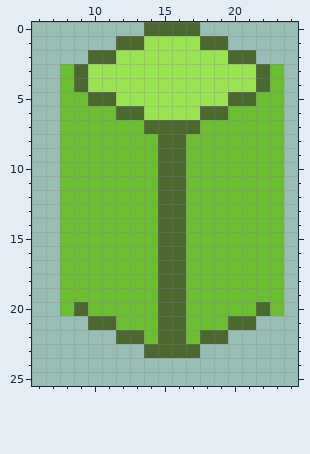
One commit to this pixel-art sprite: Assets/Tilemaps/Tiles/post-top.png. The picture above was drawn from the file before the commit.
The file is 32x32 pixels. Shown: x 6..24, y 0..25.
Now the later version:
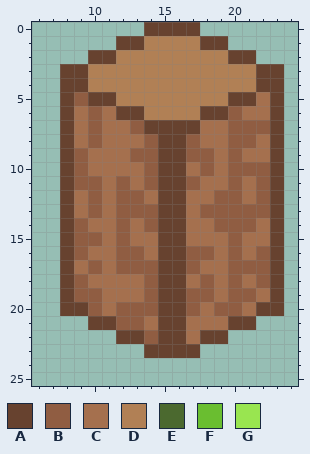
Palette (. is transparent): A #67422f  B #905d42  C #a5704e  D #b18055  E #4b692f  F #6abe30  G #99e550
The author wrote: "post" -> now wooden
From old to new:
Changed rows in their new state; - is an unchanged pixel.
first column x 8:
 0 ------AAAA------
 1 ----AADDDDAA----
 2 --AADDDDDDDDAA--
 3 AADDDDDDDDDDDDAA
 4 AADDDDDDDDDDDDAA
 5 ABAADDDDDDDDAACA
 6 ACBCAADDDDAABCCA
 7 ACBCCBAAAACCBBBA
 8 ACBCCCBAABCCBBCA
 9 ABCCCBBAABBCBCCA
10 ABCCCCBAACBCBBBA
11 ABBCBCBAABCCBCBA
12 ACBCBBCAACCBBCBA
13 ACBCBBBAACBBBBBA
14 ABCCBCBAACCBBBCA
15 ABBCBCCAACCCBCCA
16 ABCCBBCAABBCBCBA
17 ACBCBBBAABCCBBBA
18 ABCCCCBAACBCBCBA
19 ABBCCCBAABBCBBCA
20 AABCBBBAABCBBCAA
21 --AABBCAACCCAA--
22 ----AABAACAA----
23 ------AAAA------
Pixel boxes of the changes (left, top, right, bottom) in both pictures:
changed: (60, 22, 284, 358)
